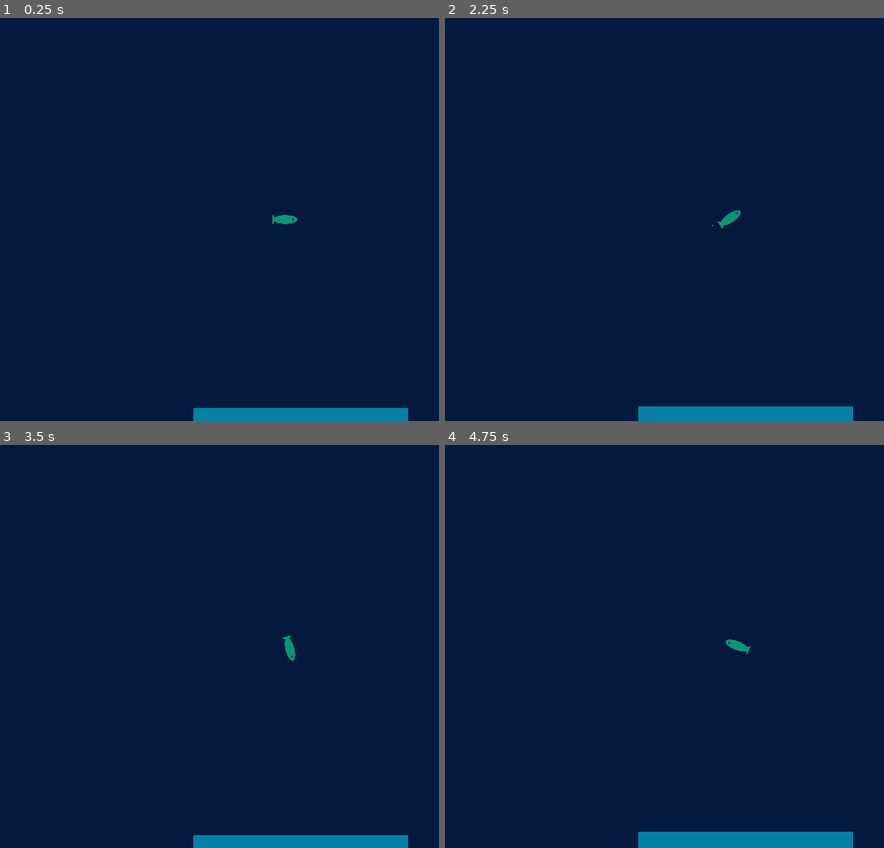
Above: before the commit, frames 1-4 (two rows, left to right).
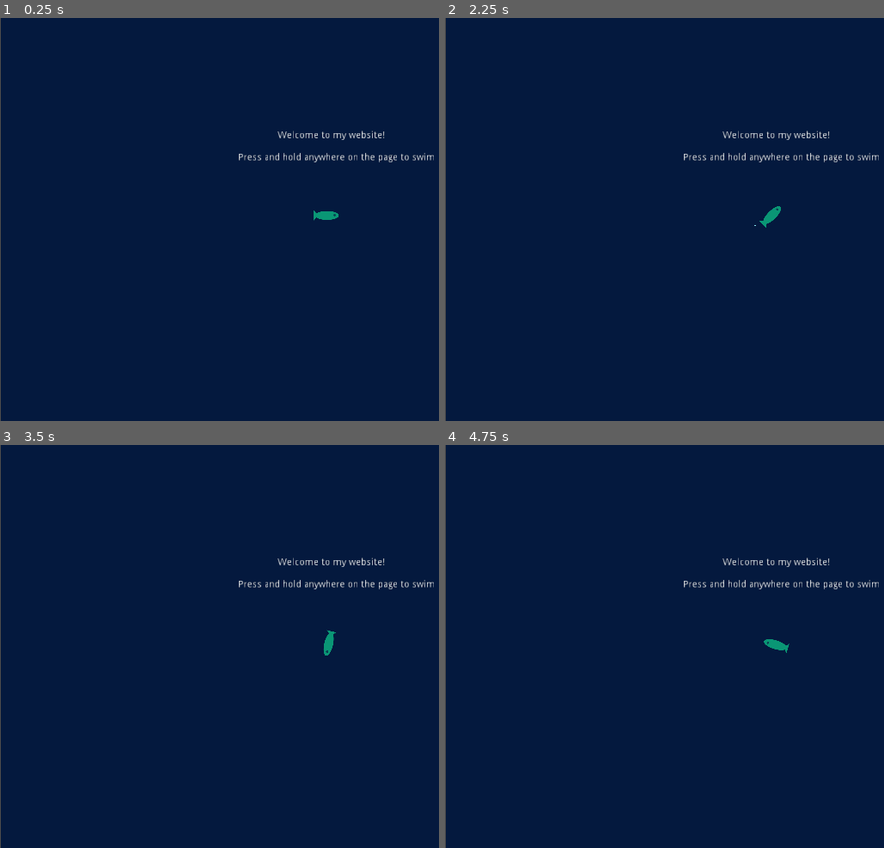
Above: after the commit, the same moments.

Repository: dchicchon/game_portfolio
Game: Godot game, scene res://Main.tscn
Two runs of this game, one before a commit and one after it. Both use one fixed random seed, a clock stepped at 60 frames per second and the inputs below.
Inputs (mouse positions are in pixels of both pictures, inside the frame that each line leads up to):
- Up to frame 1 (0.25 s): no input
- Up to frame 2 (2.25 s): tap Enter at 0.5, 2 s; move the mouse to (outside the picture) at 0.52 s; click (outside the picture) at 0.67 s; tap Space at 1.25 s; move the mouse to (651, 239) at 1.27 s; click (651, 239) at 1.42 s; move the mouse to (857, 130) at 2.02 s; click (857, 130) at 2.17 s
- Up to frame 3 (3.5 s): move the mouse to (307, 727) at 2.77 s; click (307, 727) at 2.92 s
- Up to frame 4 (4.75 s): tap Space at 3.5 s; move the mouse to (outside the picture) at 3.52 s; click (outside the picture) at 3.67 s; tap Enter at 4.25 s; move the mouse to (581, 586) at 4.27 s; click (581, 586) at 4.42 s

The runs differ from the first frame. In frame 1, 2.5% of the frame differs, in the area x 0-99%, y 0-100%; in frame 2, 2.7%; in frame 3, 2.5%; in frame 4, 2.9%.

Commit message:
update repo

Diff:
--- a/portfolio_godot/Background.tscn
+++ b/portfolio_godot/Background.tscn
@@ -14,6 +14,6 @@
 [node name="ParallaxLayer" type="ParallaxLayer" parent="ParallaxBackground"]
 
 [node name="Sprite" type="Sprite" parent="ParallaxBackground/ParallaxLayer"]
-position = Vector2( 1252, 1252 )
-scale = Vector2( 5.008, 5.008 )
+position = Vector2( 512, 1248 )
+scale = Vector2( 2.06, 5.008 )
 texture = ExtResource( 1 )
--- a/portfolio_godot/Main.tscn
+++ b/portfolio_godot/Main.tscn
@@ -1,8 +1,7 @@
-[gd_scene load_steps=5 format=2]
+[gd_scene load_steps=4 format=2]
 
 [ext_resource path="res://Background.tscn" type="PackedScene" id=1]
 [ext_resource path="res://Player.tscn" type="PackedScene" id=2]
-[ext_resource path="res://Platform.tscn" type="PackedScene" id=3]
 [ext_resource path="res://Link.tscn" type="PackedScene" id=4]
 
 [node name="Game" type="Node2D"]
@@ -11,19 +10,8 @@
 position = Vector2( 788, 0 )
 scale = Vector2( 3.59971, 1.88467 )
 
-[node name="RigidBody2D" parent="." instance=ExtResource( 3 )]
-position = Vector2( 448, 944 )
-
-[node name="RigidBody2D2" parent="." instance=ExtResource( 3 )]
-position = Vector2( 1285, 1184 )
-rotation = -0.785397
-
-[node name="RigidBody2D3" parent="." instance=ExtResource( 3 )]
-position = Vector2( 1704, 528 )
-rotation = 1.57079
-
 [node name="Player" parent="." instance=ExtResource( 2 )]
-position = Vector2( 424, 624 )
+position = Vector2( 482, 294 )
 
 [node name="Camera2D" type="Camera2D" parent="Player"]
 position = Vector2( -79.8359, 0 )
@@ -31,7 +19,7 @@
 current = true
 limit_left = 0
 limit_top = 0
-limit_right = 2500
+limit_right = 1020
 limit_bottom = 2500
 editor_draw_limits = true
 
@@ -40,3 +28,17 @@
 margin_top = 936.0
 margin_right = 421.0
 margin_bottom = 936.0
+
+[node name="Label" type="Label" parent="."]
+margin_left = 351.0
+margin_top = 201.0
+margin_right = 641.0
+margin_bottom = 215.0
+text = "Press and hold anywhere on the page to swim"
+
+[node name="Label2" type="Label" parent="."]
+margin_left = 410.0
+margin_top = 168.0
+margin_right = 570.0
+margin_bottom = 182.0
+text = "Welcome to my website!"
Not shown, added: portfolio_godot/export/index.apple-touch-icon.png.import
Not shown, added: portfolio_godot/export/index.icon.png.import
Not shown, added: portfolio_godot/export/index.png.import
Not shown, changed: portfolio_godot/export_presets.cfg
Not shown, added: README.md
Not shown, changed: package.json
Not shown, added: portfolio_godot/export/index.apple-touch-icon.png
Not shown, added: portfolio_godot/export/index.audio.worklet.js
Not shown, changed: portfolio_godot/export/index.html
Not shown, added: portfolio_godot/export/index.icon.png
Not shown, added: portfolio_godot/export/index.js
Not shown, added: portfolio_godot/export/index.pck
(and 2 more such lines)
